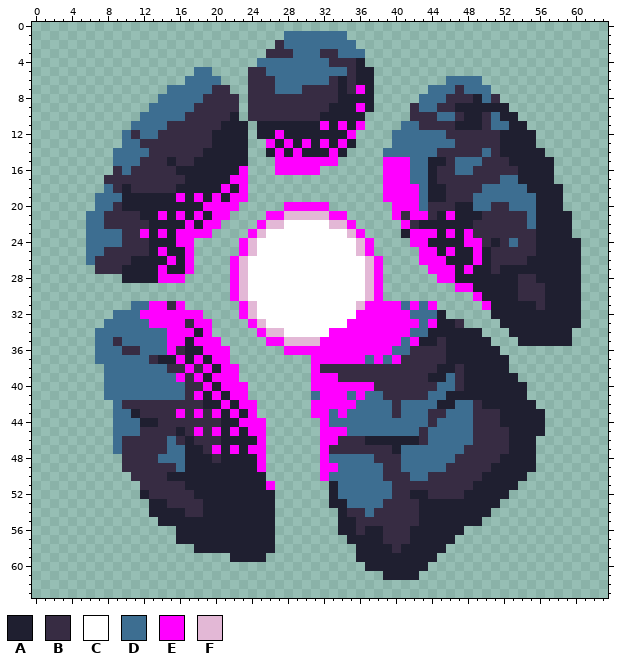
Pixel-art sprite -- Sprites/Characters/Small_enemy_windup/Small_enemy_windup_Full10.png. Above: the version before the commit.
The file is 64x64 pixels.
Palette (. is transparent): A #1f1f30  B #372c43  C #ffffff  D #3d6e91  E #ff00ff  F #e3b8d6
Pixels before (only the part around the change), first column x 2:
 4 .......................DDDDDDDDBBBA.........................
 5 ................DD....BBDDDDDDDDDBAA........................
 6 ...............DDDD...BBBDDDDDDBABAA........DDDD............
 7 .............DDDDDBB..BBBDDDBBBBABEA......DDDBDDD...........
 8 ............DDDDDBBBB.BBBBBBBBBBAAAA.....DDDBBBADB..........
 9 ...........DDDDDBBBBB.BBBBBBBBBAAAEA....BDDBBAAAAAA.........
10 ..........DDDDDBBBBBA.BBBBBBBBAAAAA.....BBBDDBAABDAA........
11 .........DDDDBBBBBBAAA.AAAAAAAEAEAE....DDBBBBAAABDDAA.......
12 ........DBDDBBBBBBAAAA.AAEAAAAAAAE....DDDDDDBBBBBBAAAA......
13 ........DDBBBBBBBBAAAA..EAEAEAEAEA....DDDDDDDBBBBBAAAA......
14 .......DDDDBBBBBBAAAAA..AEAEAAAEA....DDDDDDBBBBBDBAAAAA.....
15 .......DDDBBBABBAAAAAA...EEEEEEE.....EEEDDAABDDDBBBAAAAA....
16 .......BDBBBBBAAAAAAAE...EEEEE.......EEEDDABBDDBBBBBAAAA....
17 ......BBBBBBBBBAAAAAEE...............EEEDDABBBBBBBDDAAAA....
18 ......DBABBBBBAAAAAEAE...............EEEEDAABBBBDDDDDAAAA...
19 .....DDDAAAAAAEAEAEAEE...............EEEEDAABBBDDDDDDDAAA...
20 .....DDBAAAAAAAAAEEEE.....EEEEE.......EEEDBBBAADDBBDDDAAA...
21 ....DDBBBBAAEAEAEAEE....EEFFFFFEE.....EBEEBAEAAABBBBBDAAAA..
22 ....DDBBBBBAAAAEAEE....EFFCCCCCFFE.....EBAAAAAABBBBBBDAAAA..
23 ....DDDDBBEAEAEEEE....EFCCCCCCCCCFE....AEEEAEAEBBBBBBBAAAA..
24 ....DDDDBBBAAAEE.....EFCCCCCCCCCCCFE....EEAAAAEEBABDBBAAAAA.
25 ....DDBBBBBAEAAE.....EFCCCCCCCCCCCFE.....EEAEAAEABBBBBAAAAA.
26 ....DBBBBAAAAEAE....EFCCCCCCCCCCCCCFE....EEEAAAEABBBBAAAAAA.
27 .....BBBAAAAEAAE....EFCCCCCCCCCCCCCFE.....EEEAEAABAAAAAAAAA.
28 ........AAAAEEE.....EFCCCCCCCCCCCCCFE......EEAAAAAAABBAAAAA.
29 ....................EFCCCCCCCCCCCCCFE........EEAAAAABBBAAAA.
30 ....................EFCCCCCCCCCCCCCFE..........EAAAABBBAAAA.
31 .........DDEEBE......EFCCCCCCCCCCCFEEEEDEDE.....EAAAAABAAAA.
32 .......DDDEEEEEEE....EFCCCCCCCCCCCEEEEEEDDDA.....AAAAAAAAAA.
33 ......DDDDDEEEEBEE....EFCCCCCCCCCEEEEEEEEDEAAB....AAAAAAAAA.
34 .....DDDDDDDDEEEAE.....EFFCCCCCEEEEEEEEEDDAAAAAA...AAAAAAA..
35 .....DDBDDDDDEEAEEE.....EEFFFFEEEEEEEEEDEAABAAAAA...AAAAAA..
36 .....DDDBBDDDEBAAEEE......EEEEEEEEEEEEDDBBBBAAAAAA..........
37 .....DDDDDDBAAEAEAEE.........EEEEEEDEDEBBBBBAAAAAAA.........
38 ......DDDDDDDBBEBEAEE........EBBBBBBBBBBBBBAABAAAAA.........
39 ......DDDDDDDDEBEAEEE........EEEBBBBBBBBBBAADBAAAAAA........
40 ......DDDDDDDDDBBEAEEE.......EEEEEEEBBBBBBBDDBAAAAAAA.......
41 ......DDDDDDDDDBEAEAEE.......DEEEDEDDBBBBBDDAAAAAAAAA.......
42 .......DBBBBBBBBBAAEAEE......EEEEEDDDDBDDDDAADDBAAAAAA......
43 .......DDABBBBEBEBEAEAE......EEDEDDDDDBDDDBBDDDBBBAAAAA.....
44 .......DDDAABBBBBBBAAEEE......EDDDDDDDDDDDBDDDDBBBAAAAA.....
45 .......DDDBBBBABEBEAEAEE......EEEDDDDDDDDBDDDDDBBBBAAAA.....
46 .......DBBBBBDBABBBAAAAE......EEBBBAAAAAABDDDDDBBBBAAA......
47 .......DBBBBBDDAABEAEAEE......EBBBBBBBADDDDDDDBBBBBAAA......
48 ........BBBBDDDAAABAAAAE......EDDDDDBBBDDDDDDBBBBBAAAA......
49 ........BBBBBBDAAAAAAAAE......EEDDDDDBBDDDDDBBBBBAAAAA......
50 .........BBBBAAAAAAAAAAA......EDDDDDDBBBDDBBBBBBAAAAA.......
51 ..........BBBBBAAAAAAAAAE......ADDDDDDBBBBBBBBBAAAAA........
52 ..........ABBBBBAAAAAAAAA......ADDDDDDBBAABBBBAAAAA.........
53 ...........AABBBBAAAAAAAA......AADDDDBBBBAAAAAAAAA..........
54 ...........AAAABBAAAAAAAA.......ABBDBBBBBAAAAAAAA...........
55 ............AAAAAAAAAAAAA.......AABBBBBBBAAAAAAA............
56 ..............AAAAAAAAAAA.......AABAABBBAAAAAA..............
57 ..............AAAAAAAAAAA........AAAABBBAAAAA...............
And afterwards:
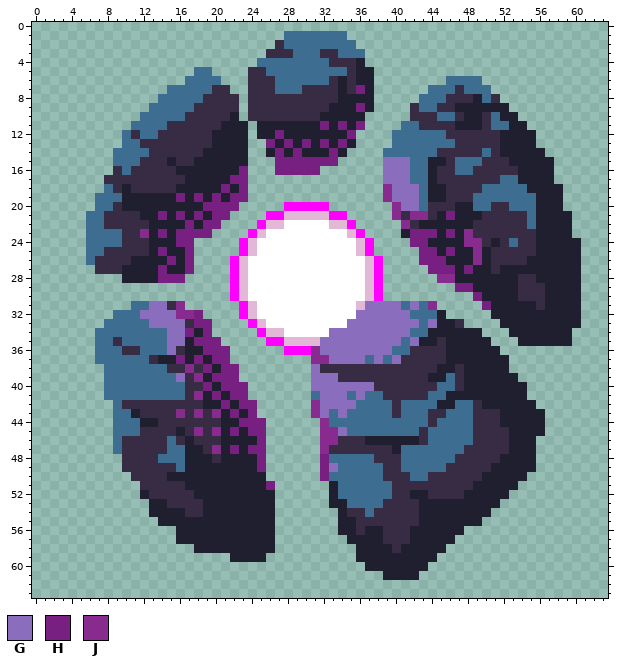
Colours new in this view: G #8a6ebd  H #781f82  J #872c8e
Edits made:
y 7: x 36 E -> H
y 9: x 36 E -> H
y 11: x 32 E -> H; x 34 E -> H; x 36 E -> H
y 12: x 27 E -> H; x 35 E -> H
y 13: x 26 E -> H; x 28 E -> H; x 30 E -> H; x 32 E -> H; x 34 E -> H
y 14: x 27 E -> H; x 29 E -> H; x 33 E -> H
y 15: x 27..33 EEEEEEE -> HHHHHHH; x 39..41 EEE -> GGG
y 16: x 23 E -> H; x 27..31 EEEEE -> HHHHH; x 39..41 EEE -> GGG
y 17: x 22..23 EE -> HH; x 39..41 EEE -> GGG
y 18: x 21 E -> H; x 23 E -> H; x 39..42 EEEE -> JGGG
y 19: x 16 E -> H; x 18 E -> H; x 20 E -> H; x 22..23 EE -> HH; x 39..42 EEEE -> JGGG
y 20: x 19..22 EEEE -> HHHH; x 40..42 EEE -> JGG
y 21: x 14 E -> H; x 16 E -> H; x 18 E -> H; x 20..21 EE -> HH; x 40 E -> J; x 42..43 EE -> JJ; x 46 E -> H
y 22: x 17 E -> H; x 19..20 EE -> HH; x 41 E -> J
y 23: x 12 E -> J; x 14 E -> H; x 16..19 EEEE -> HHHH; x 42..44 EEE -> HHH; x 46 E -> H; x 48 E -> J
y 24: x 16..17 EE -> HH; x 42..43 EE -> HH; x 48..49 EE -> JJ
y 25: x 14 E -> H; x 17 E -> H; x 43..44 EE -> HH; x 46 E -> H; x 49 E -> J
y 26: x 15 E -> H; x 17 E -> H; x 43..45 EEE -> HHH; x 49 E -> J
y 27: x 14 E -> H; x 17 E -> H; x 44..46 EEE -> HHH; x 48 E -> H
y 28: x 14..16 EEE -> HHH; x 45..46 EE -> JJ
y 29: x 47..48 EE -> HH
y 30: x 49 E -> H
y 31: x 13..14 EE -> GG; x 16 E -> J; x 37..40 EEEE -> GGGG; x 42 E -> G; x 44 E -> J; x 50 E -> H
y 32: x 12..18 EEEEEEE -> GGGGJJH; x 36..41 EEEEEE -> GGGGGG
y 33: x 13..16 EEEE -> GGGG; x 18..19 EE -> HH; x 35..42 EEEEEEEE -> GGGGGGGG; x 44 E -> G
y 34: x 15..17 EEE -> GGH; x 19 E -> H; x 33..41 EEEEEEEEE -> GGGGGGGGG
y 35: x 15..16 EE -> GG; x 18..20 EEE -> HHH; x 32..40 EEEEEEEEE -> GGGGGGGGG; x 42 E -> G
y 36: x 15 E -> G; x 19..21 EEE -> HHH; x 31..39 EEEEEEEEE -> JGGGGGGGG
y 37: x 16 E -> H; x 18 E -> H; x 20..21 EE -> HH; x 31..36 EEEEEE -> JJGGGG; x 38 E -> G; x 40 E -> G
y 38: x 17 E -> J; x 19 E -> H; x 21..22 EE -> HH; x 31 E -> G
y 39: x 16 E -> G; x 18 E -> J; x 20..22 EEE -> HHH; x 31..33 EEE -> GGG
y 40: x 19 E -> H; x 21..23 EEE -> HHH; x 31..37 EEEEEEE -> GGGGGGG
y 41: x 18 E -> J; x 20 E -> H; x 22..23 EE -> HH; x 32..34 EEE -> GGG; x 36 E -> G
y 42: x 21 E -> H; x 23..24 EE -> HH; x 31..35 EEEEE -> JGGGG
y 43: x 16 E -> J; x 18 E -> J; x 20 E -> J; x 22 E -> H; x 24 E -> H; x 31..32 EE -> JG; x 34 E -> G
y 44: x 23..25 EEE -> HHH; x 32 E -> J
y 45: x 18 E -> J; x 20 E -> J; x 22 E -> H; x 24..25 EE -> HH; x 32..34 EEE -> JJG
y 46: x 25 E -> H; x 32..33 EE -> JJ
y 47: x 20 E -> J; x 22 E -> H; x 24..25 EE -> HH; x 32 E -> J
y 48: x 25 E -> H; x 32 E -> H
y 49: x 25 E -> H; x 32..33 EE -> HG
y 50: x 32 E -> H
y 51: x 26 E -> H
Changed places in both pictures, as pixel boxes (x1, y1, x2, y2):
changed: (140, 85, 491, 490)
